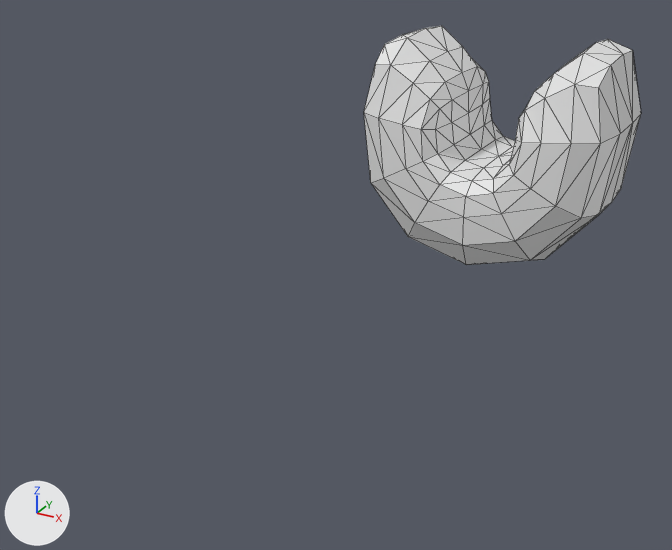
Renders of the glTF model joga-world/3dmodels/clap.gltf from each side of a commit.
Camera for both pictures: a 50 mm lens placed at (13.33, 0.12, 3.2), pointed at (9.54, 6.99, -0.24). Every picture has the same lights, and +X, +Y and +Z are marked at lower left. Mesh edges are drawn as thin lines. Vertices at the same position are counted once.
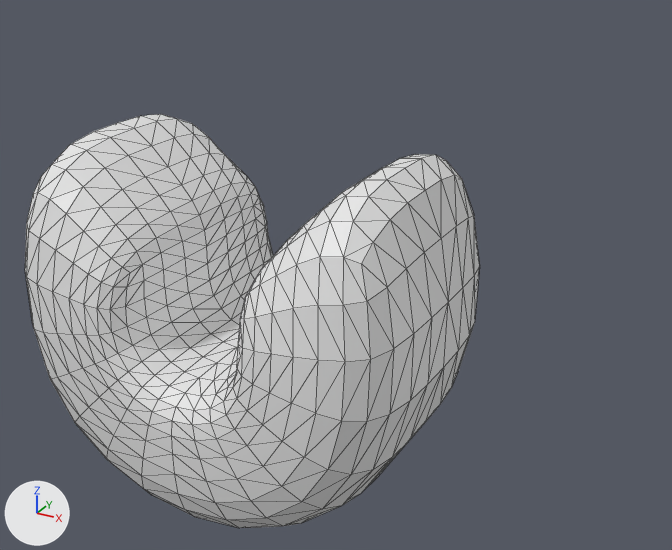
What differs and where, as boxes [x1, y1, x2, y2] in the pictures (672 x 550 px):
'Cube.006', reshaped, moved (64% wider, 73% taller): before [364, 26, 641, 265]; after [25, 114, 480, 528]
part 1 of me_cube_012, added: after [25, 114, 480, 528]

Patch to the scene script:
```diff
--- a/joga-world/3dmodels/clap.gltf.py
+++ b/joga-world/3dmodels/clap.gltf.py
@@ me_cube_012 @@
 # used by ob_cube_006; location = (10.0, 10.0, 0.0)
-me_cube_012.from_pydata(...)  # 162 vertices, 320 faces; spans x -1.43..1.43, y -1.0..1.0, z -0.99..1.53
+me_cube_012.from_pydata(...)  # 642 vertices, 1280 faces; spans x -1.43..1.43, y -1.0..1.0, z -0.99..1.55
+# me_cube_012 part 1: 480 vertices added at x -1.43..1.43, y -1.0..1.0, z -0.99..1.55
@@ ob_cube_006 @@
 ob_cube_006 = bpy.data.objects.new('Cube.006', me_cube_012)
-ob_cube_006.location = (10.0, 10.0, 0.0)
+ob_cube_006.location = (10.0, 5.0, 0.0)
```
